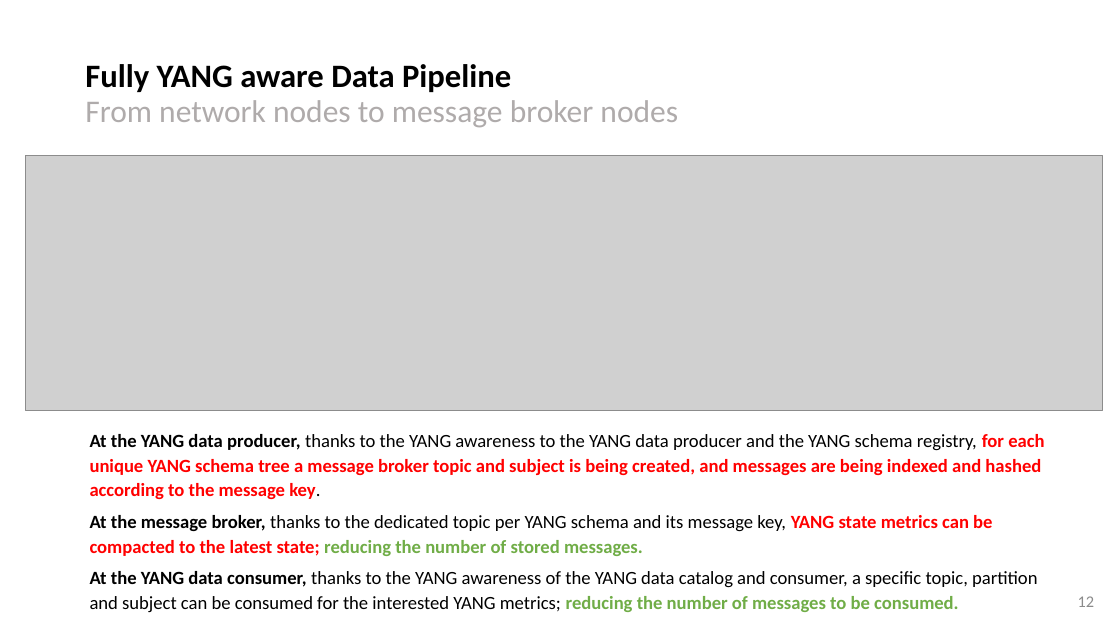
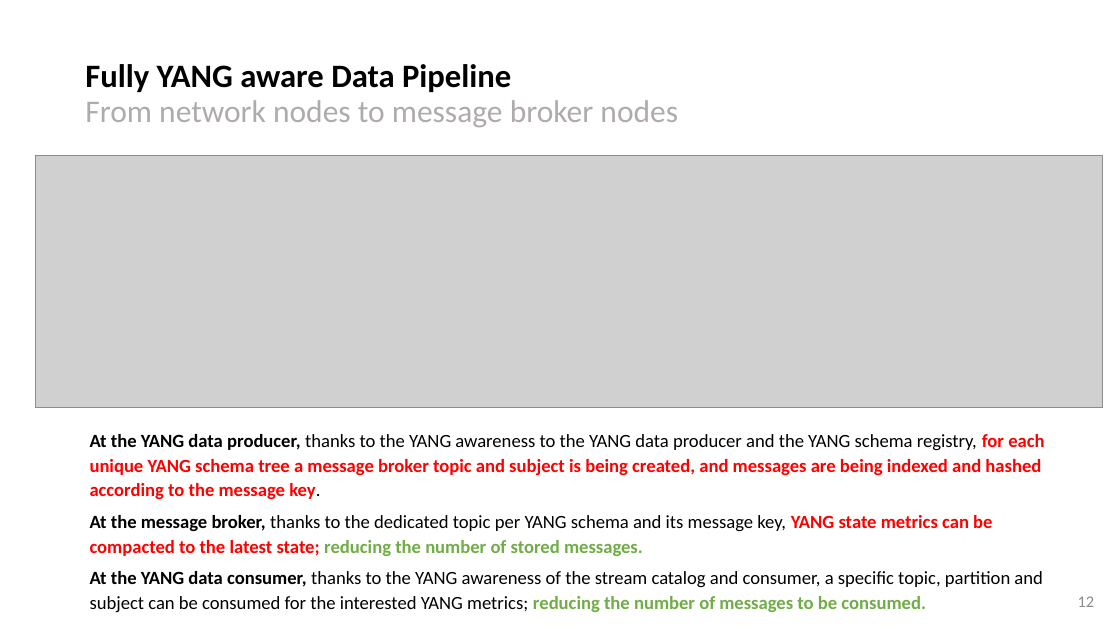
Before and after one commit to network-analytics/ietf-network-analytics-document-status, a slide deck: slide 12 of 124/NMOP/draft-netana-nmop-yang-message-broker-message-key-01.pptx. Drawn at 1120x630 pixels with LibreOffice and Linux fonts; fonts in the diff are those of the drawing; grey boxes stand for pictures. Boxes give left, top, right and bottom in pixels: in the first picture for what was removed or moved away, otherwise in the second. Text is boxed around its words. In the diff, an @@ line names an element or a change of style, - is before the commit and + after.

```diff
--- a/124/NMOP/draft-netana-nmop-yang-message-broker-message-key-01.pptx
+++ b/124/NMOP/draft-netana-nmop-yang-message-broker-message-key-01.pptx
@@ picture: place and size @@
-picture at [25, 155, 1103, 411]
+picture at [35, 155, 1103, 408]
@@ text at [90, 571, 1042, 612]: text changed @@
-At the YANG data consumer, thanks to the YANG awareness of the YANG data catalog and consumer, a specific topic, partition and subject can be consumed for the interested YANG metrics; reducing the number of messages to be consumed.
+At the YANG data consumer, thanks to the YANG awareness of the stream catalog and consumer, a specific topic, partition and subject can be consumed for the interested YANG metrics; reducing the number of messages to be consumed.
```
Also in this commit, not shown: 4 other slides changed, 2 other files.
